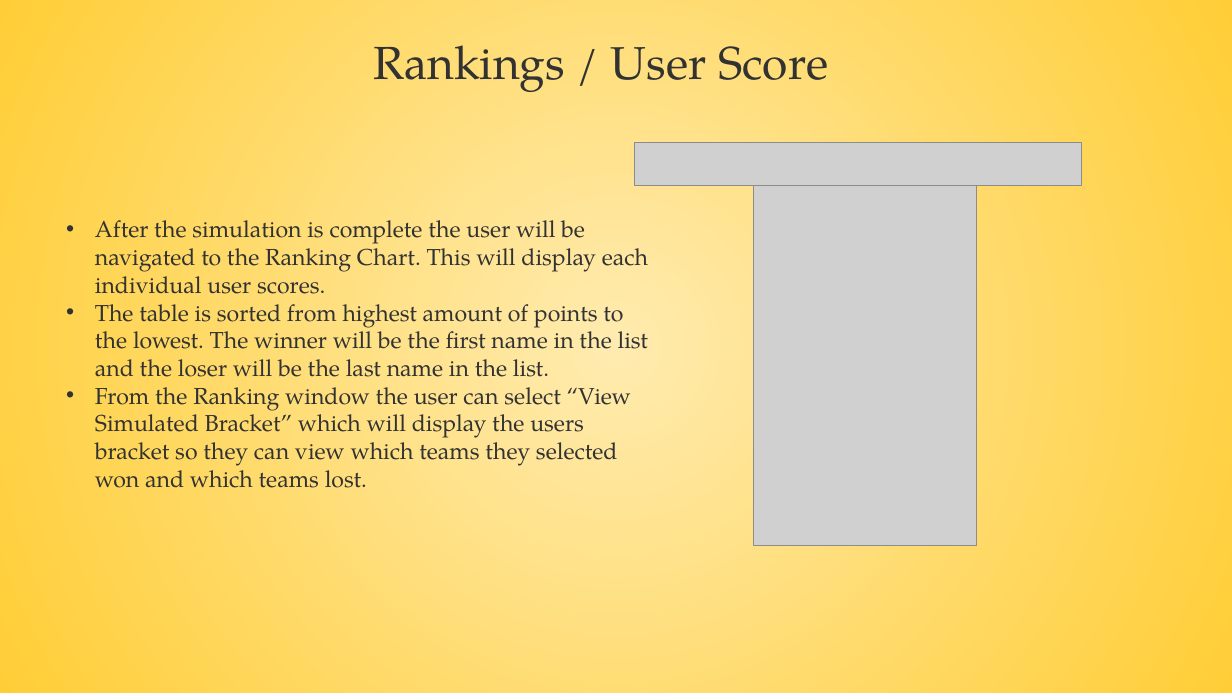
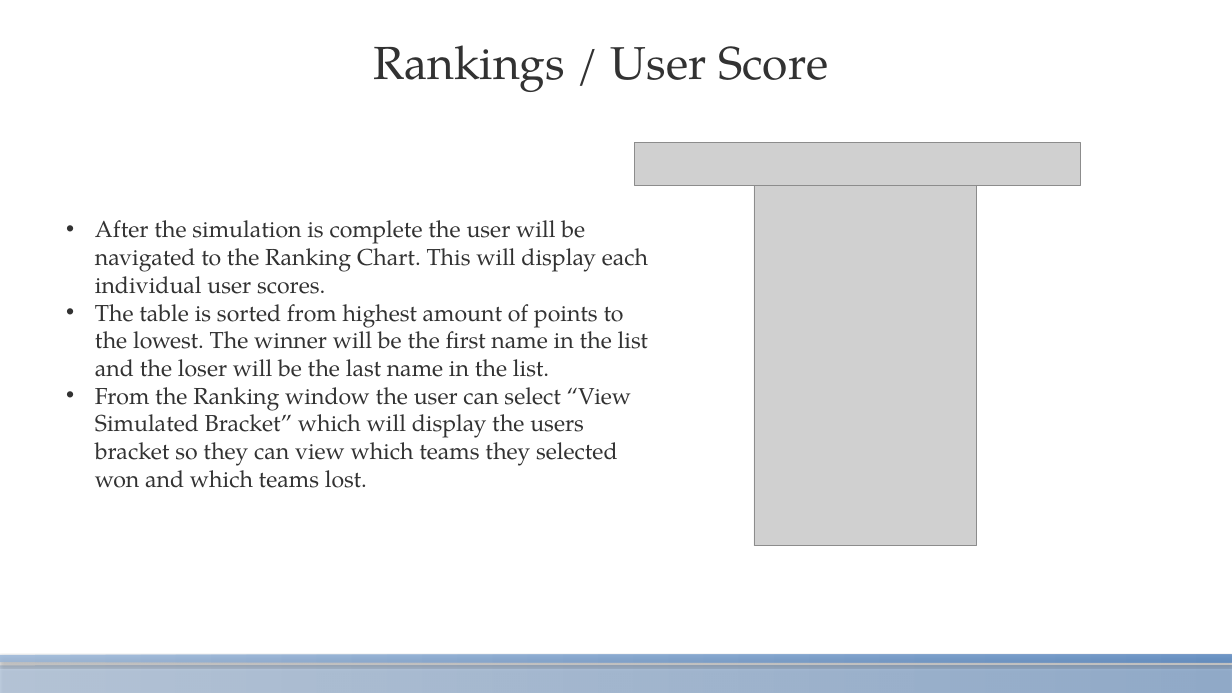
Before and after one commit to WindowDump/CS225-March-Madness, a slide deck: slide 6 of March_Madness_Documentation.pptx. Drawn at 1232x693 pixels with LibreOffice and Linux fonts; fonts in the diff are those of the drawing; grey boxes stand for pictures. Boxes give left, top, right and bottom in pixels: in the first picture for what was removed or moved away, otherwise in the second. Text is boxed around its words. In the diff, an @@ line names an element or a change of style, - is before the commit and + after.

```diff
--- a/March_Madness_Documentation.pptx
+++ b/March_Madness_Documentation.pptx
@@ background gradient #FFEBAF to #FFCD36 to #FFFFFF @@
@@ rectangle added at (0, 655, 1232, 663), fill gradient #95B3D7 to #4F81BD @@
@@ rectangle added at (0, 665, 1232, 693), fill gradient #95B3D7 to #4F81BD @@
```
Also in this commit, not shown: 5 other slides changed.
